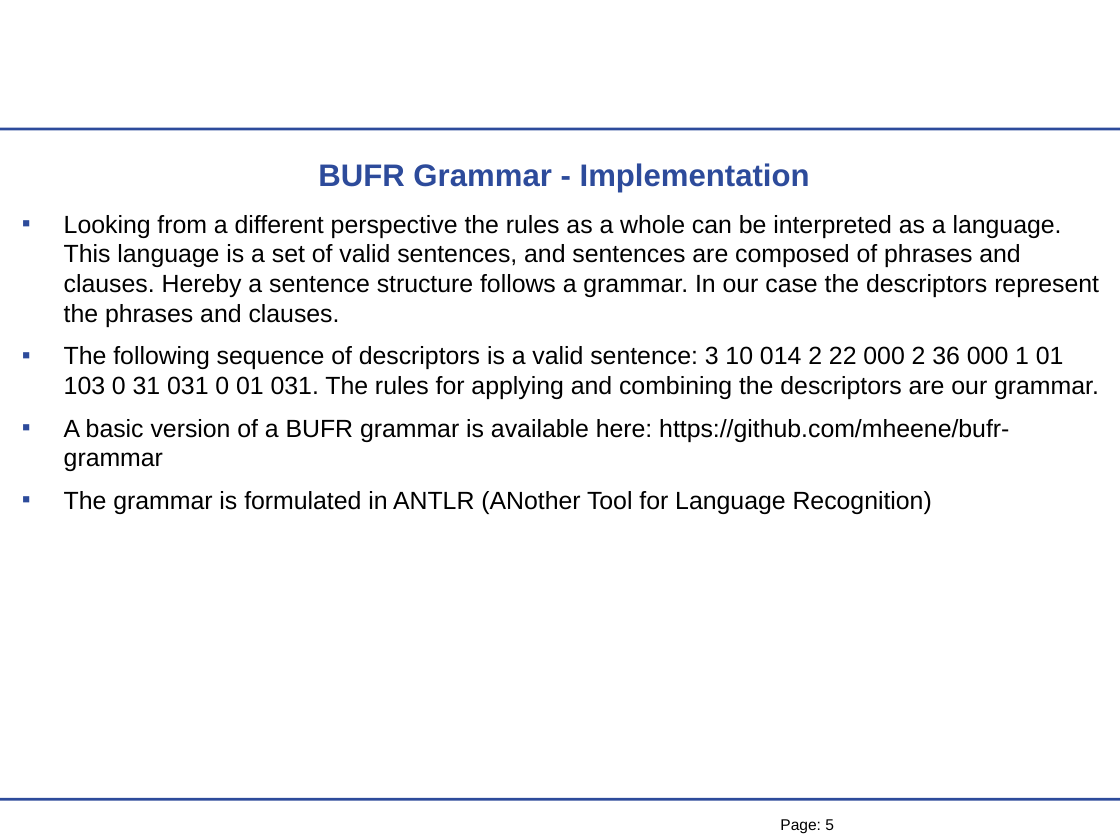
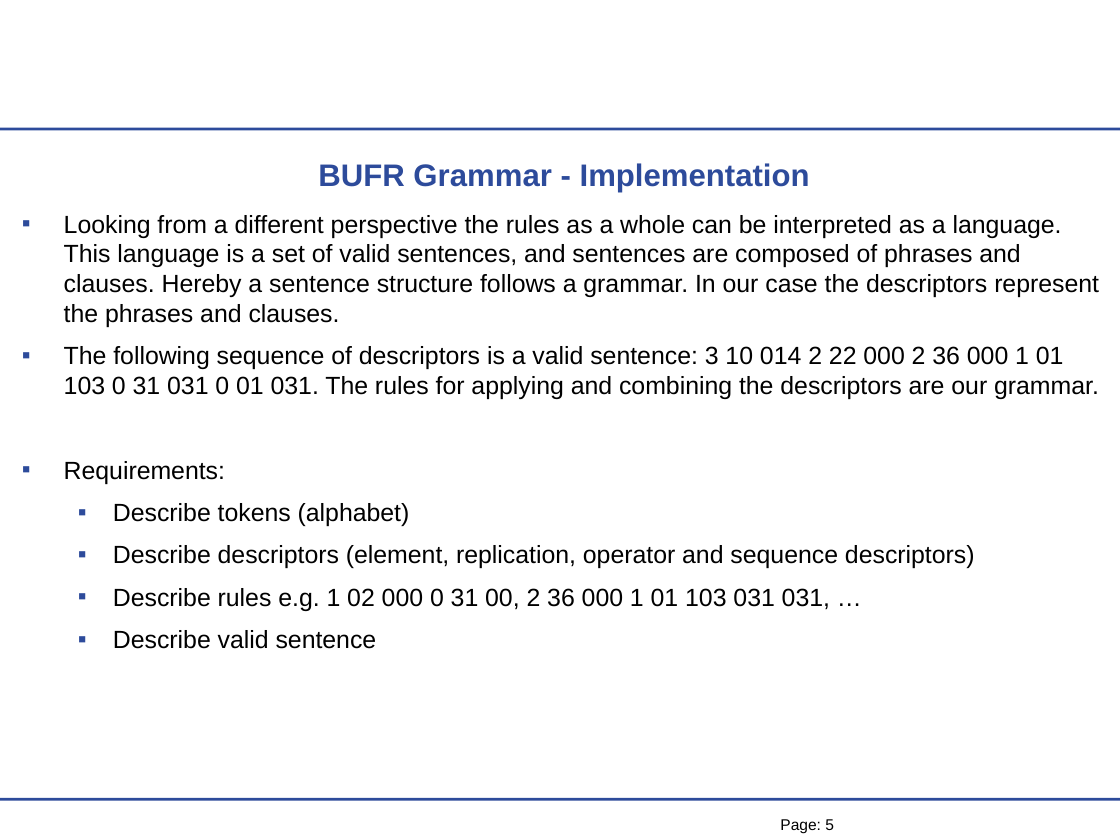
Before and after one commit to mheene/bufr-grammar, a slide deck: slide 5 of talk/BUFR-Grammar-Talk.ppt. Drawn at 1120x840 pixels with LibreOffice and Linux fonts; fonts in the diff are those of the drawing; background and template pictures are left out. Boxes give left, top, right and bottom in pixels: in the first picture for what was removed or moved away, otherwise in the second. Text is boxed around its words. In the diff, an @@ line names an element or a change of style, - is before the commit and + after.

Commit message:
Talk updated

```diff
--- a/talk/BUFR-Grammar-Talk.ppt
+++ b/talk/BUFR-Grammar-Talk.ppt
@@ text at [64, 461, 975, 649]: text changed @@
-▪ A basic version of a BUFR grammar is available here: https://github.com/mheene/bufr-grammar
-▪ The grammar is formulated in ANTLR (ANother Tool for Language Recognition)
+▪ Requirements:
+  ▪ Describe tokens (alphabet)
+  ▪ Describe descriptors (element, replication, operator and sequence descriptors)
+  ▪ Describe rules e.g. 1 02 000 0 31 00, 2 36 000 1 01 103 031 031, …
+  ▪ Describe valid sentence
```
Also in this commit, not shown: 3 other slides changed, 2 slides added.
